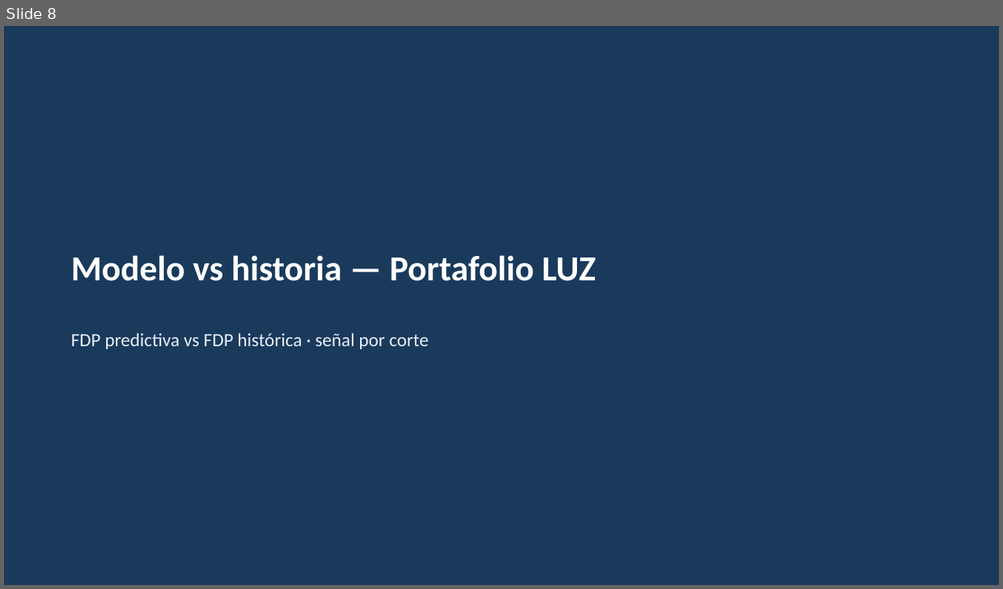
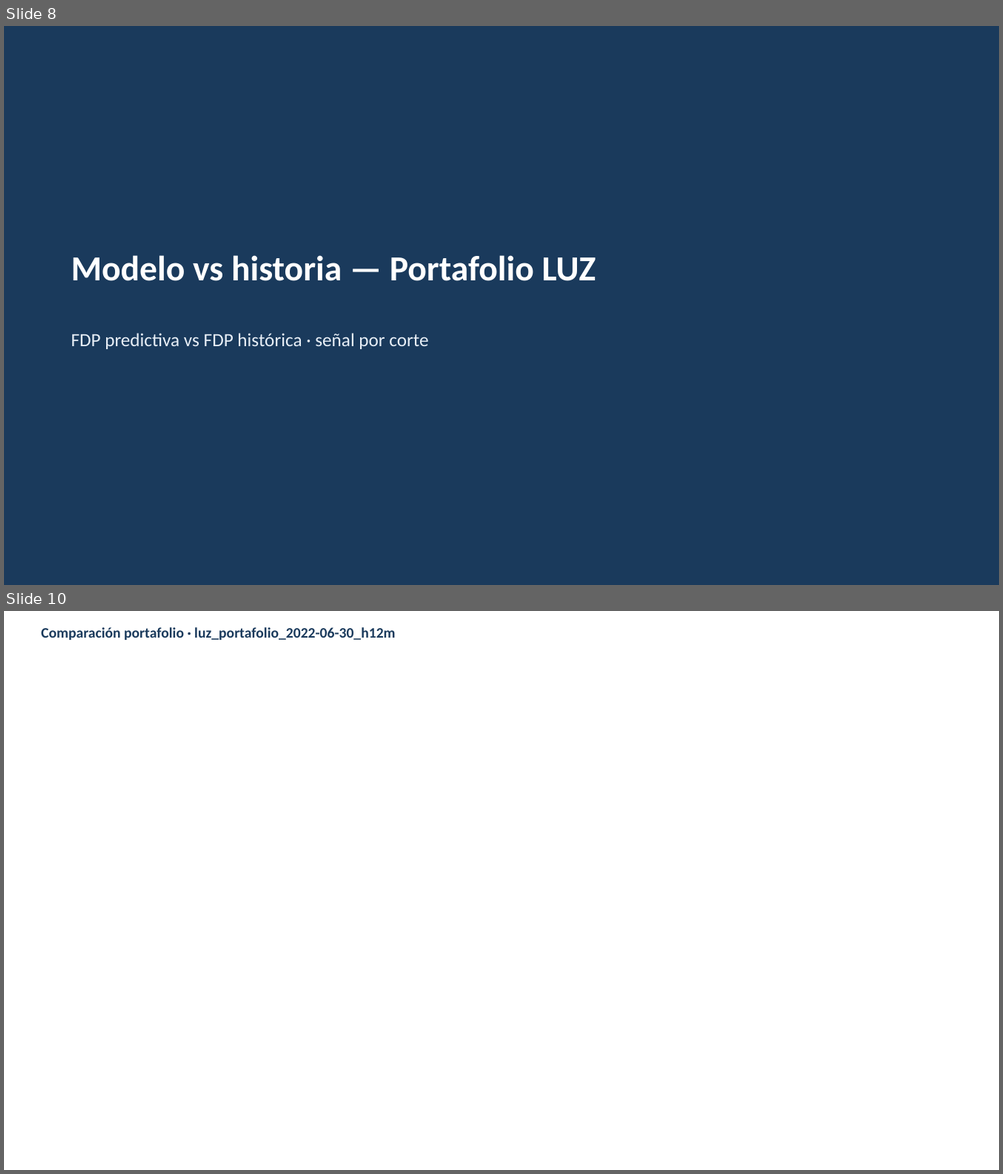
Before and after one commit to andresborrerom/credito_Panama, a slide deck: docs/producto_b/outputs/deck_producto_b_2026-06-16.pptx. Shown one above the other, each under a label of ours: slide 8 before the commit, slides 8 and 10 after it; the slides between them are not shown. The pictures are 1003x589 and 1003x1174 pixels, drawn with LibreOffice and Linux fonts; fonts in the diff are those of the drawing; background and template pictures are left out. Boxes give left, top, right and bottom in pixels: in the first picture for what was removed or moved away, otherwise in the second. Text is boxed around its words. In the diff, an @@ line names an element or a change of style, - is before the commit and + after.

```diff
--- a/docs/producto_b/outputs/deck_producto_b_2026-06-16.pptx
+++ b/docs/producto_b/outputs/deck_producto_b_2026-06-16.pptx
@@ slide 10 added at <box>4,611,999,1170</box>, background picture (left out) @@
@@ text added at <box>41,627,395,640</box>, 14 pt, text #1A3A5C, bold @@
+Comparación portafolio · luz_portafolio_2022-06-30_h12m
```
Also in this commit, not shown: 2 other slides added, 2 other files.
